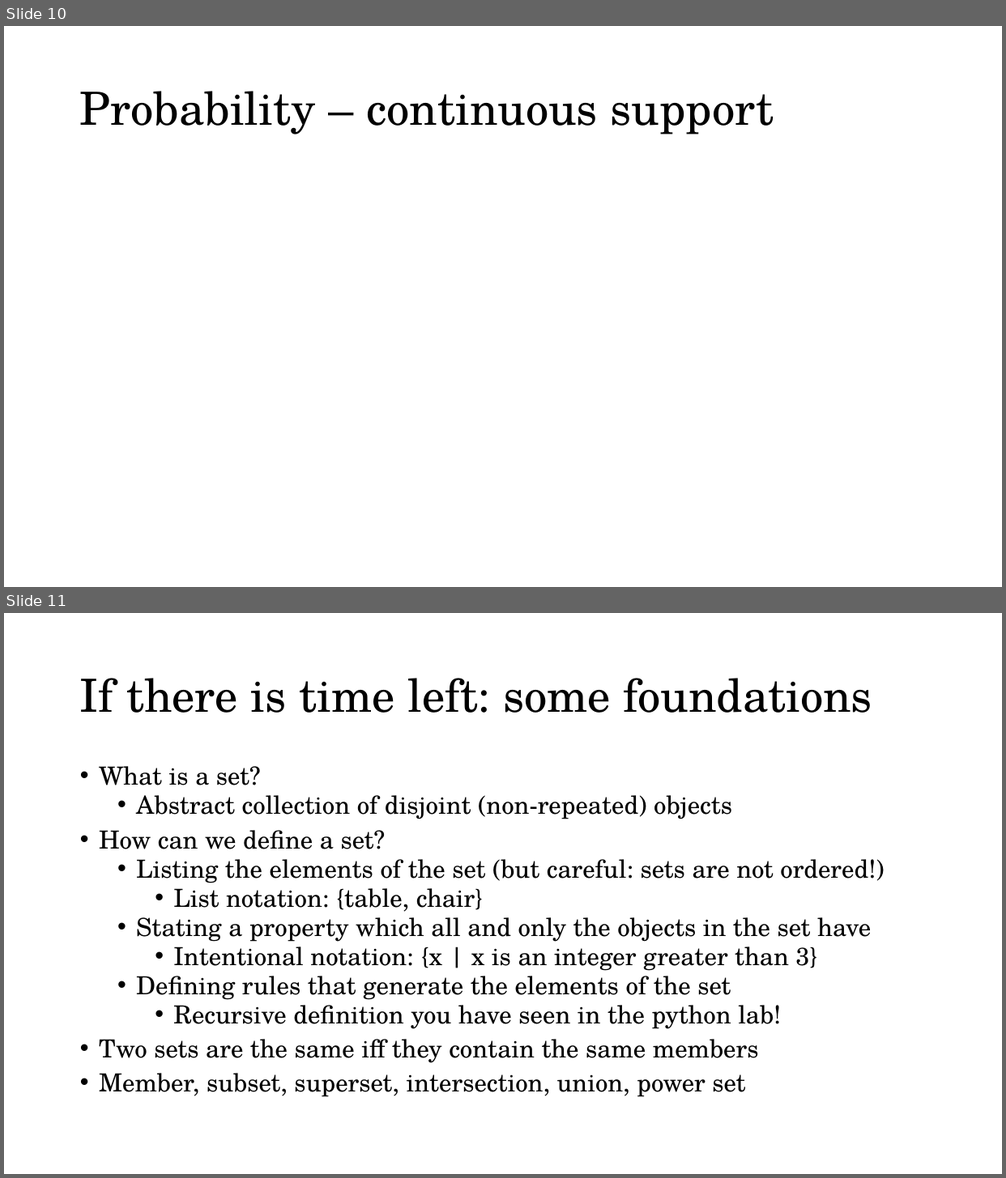
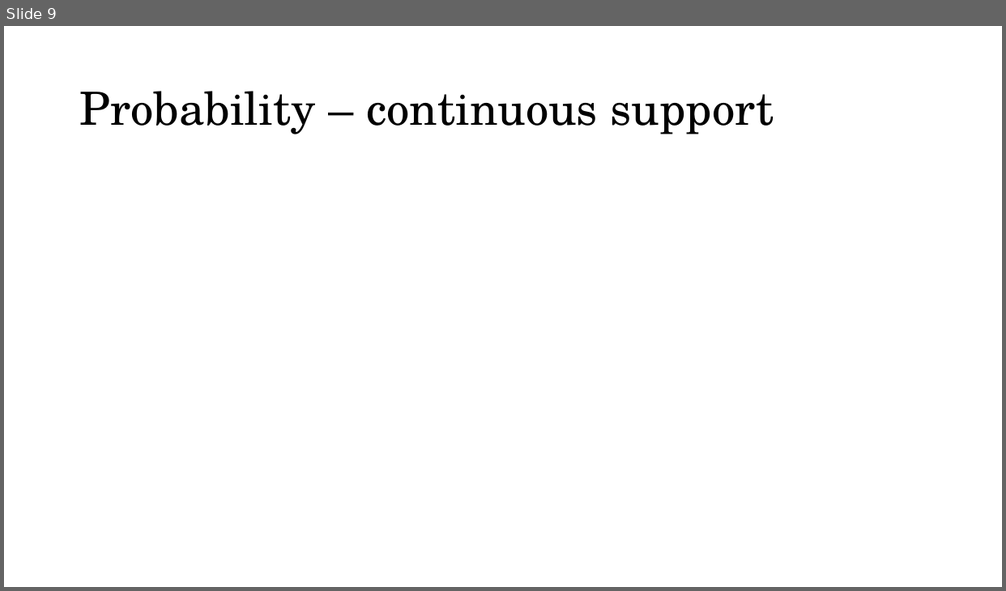
Before and after one commit to thelogicalgrammar/pLoT_course, a slide deck: book/lectures/3_supplementaryLab.pptx. Shown one above the other, each under a label of ours: slides 10 and 11 before the commit, slide 9 after it. The pictures are 1006x1178 and 1006x591 pixels, drawn with LibreOffice and Linux fonts; fonts in the diff are those of the drawing; grey boxes stand for pictures; background and template pictures are left out. Boxes give left, top, right and bottom in pixels: in the first picture for what was removed or moved away, otherwise in the second. Text is boxed around its words. In the diff, an @@ line names an element or a change of style, - is before the commit and + after.

```diff
--- a/book/lectures/3_supplementaryLab.pptx
+++ b/book/lectures/3_supplementaryLab.pptx
@@ slide 11 removed at [4,613,1002,1174], background #FFFFFF @@
@@ title removed at [80,678,872,713] @@
-If there is time left: some foundations
@@ text removed at [99,766,884,1097] @@
-• What is a set?
-  • Abstract collection of disjoint (non-repeated) objects
-• How can we define a set?
-  • Listing the elements of the set (but careful: sets are not ordered!)
-    • List notation: {table, chair}
-  • Stating a property which all and only the objects in the set have
-    • Intentional notation: {x | x is an integer greater than 3}
-  • Defining rules that generate the elements of the set
-    • Recursive definition you have seen in the python lab!
-• Two sets are the same iff they contain the same members
-• Member, subset, superset, intersection, union, power set
@@ what was slide 10 is now slide 9 @@
```
Also in this commit, not shown: 1 slide changed, 2 other slides removed, 7 other files.
